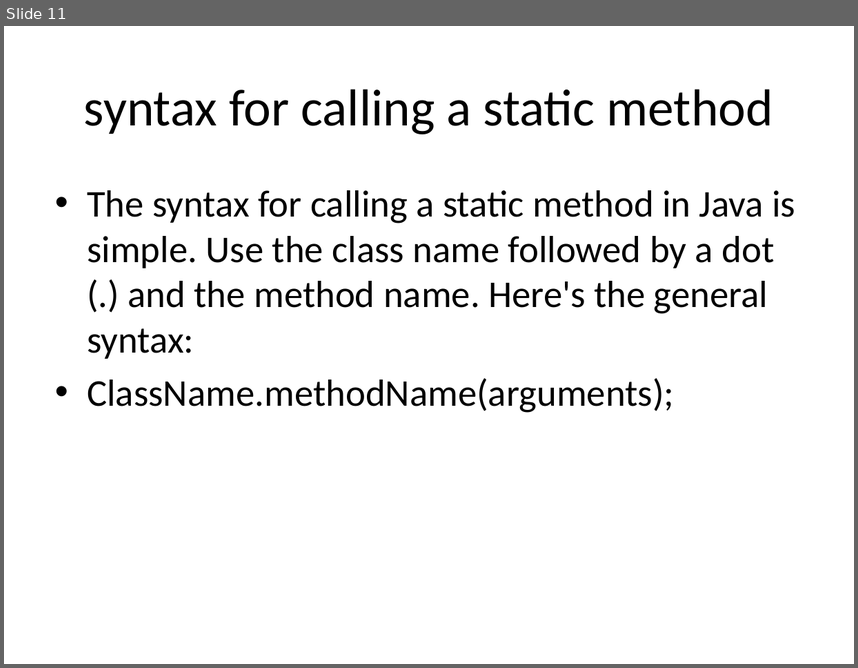
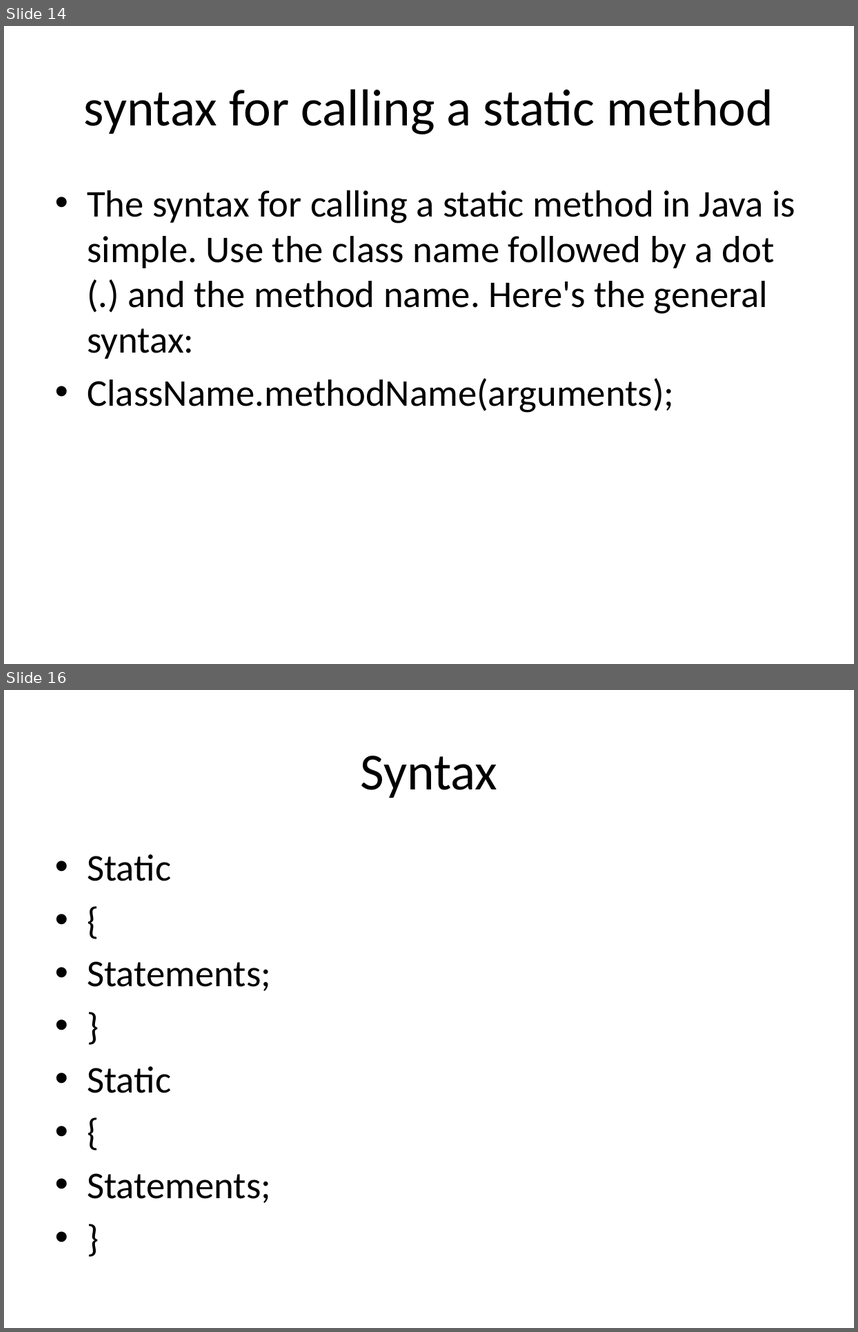
Before and after one commit to devipriyak/23-batch-III-SEM-JAVA, a slide deck: Static Keyword.pptx. Shown one above the other, each under a label of ours: slide 11 before the commit, slides 14 and 16 after it; the slides between them are not shown. The pictures are 858x668 and 858x1332 pixels, drawn with LibreOffice and Linux fonts; fonts in the diff are those of the drawing. Boxes give left, top, right and bottom in pixels: in the first picture for what was removed or moved away, otherwise in the second. Text is boxed around its words. In the diff, an @@ line names an element or a change of style, - is before the commit and + after.

```diff
--- a/Static Keyword.pptx
+++ b/Static Keyword.pptx
@@ slide 16 added at <box>4,690,854,1328</box>, background #FFFFFF @@
@@ title added at <box>360,756,497,798</box>, 44 pt, text #000000 @@
+Syntax
@@ text added at <box>87,854,271,1203</box>, 32 pt, text #000000 @@
+• Static
+• {
+• Statements;
+• }
+• Static
+• {
+• Statements;
+• }
@@ what was slide 11 is now slide 14 @@
```
Also in this commit, not shown: 6 slides changed, 2 other slides added, 3 slides removed.
